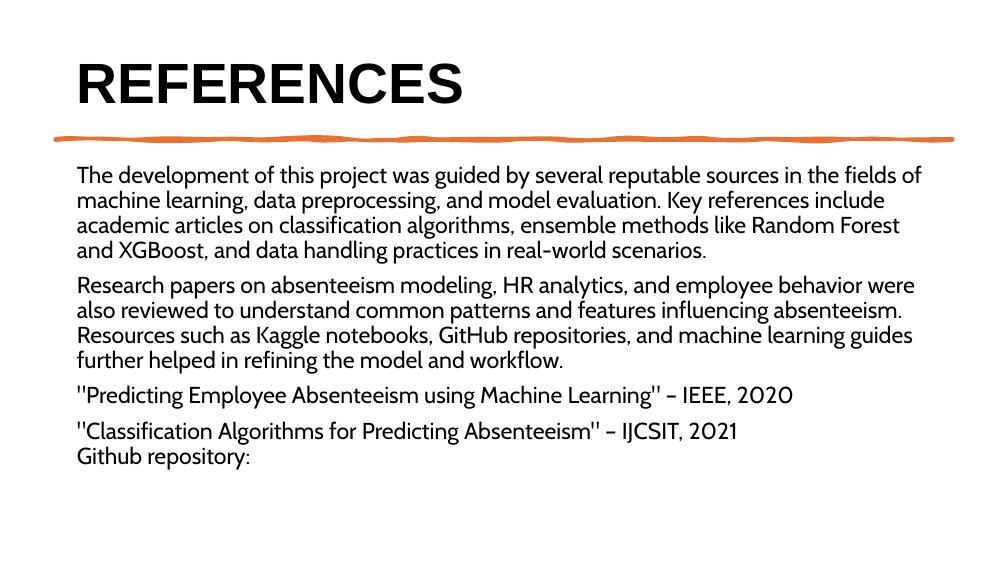
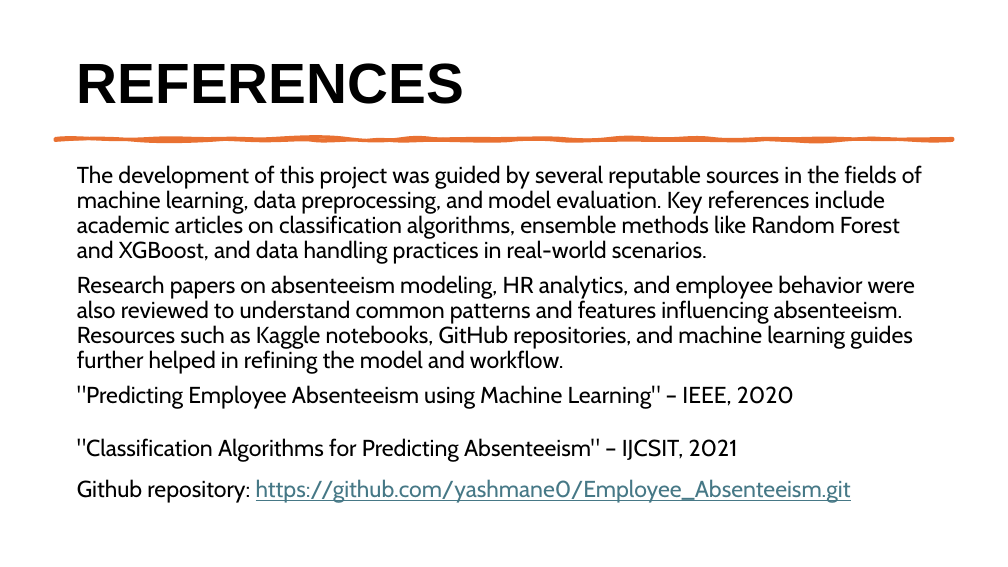
Before and after one commit to yashmane0/Employee_Absenteeism, a slide deck: slide 11 of Project_Presentation_MS_AI.pptx (slide 10 before the commit). Drawn at 1008x567 pixels with LibreOffice and Linux fonts; fonts in the diff are those of the drawing. Boxes give left, top, right and bottom in pixels: in the first picture for what was removed or moved away, otherwise in the second. Text is boxed around its words. In the diff, an @@ line names an element or a change of style, - is before the commit and + after.

```diff
--- a/Project_Presentation_MS_AI.pptx
+++ b/Project_Presentation_MS_AI.pptx
@@ text at [77,438,851,503]: text changed @@
-"Classification Algorithms for Predicting Absenteeism" – IJCSIT, 2021
-Github repository:
+"Classification Algorithms for Predicting Absenteeism" – IJCSIT, 2021
+Github repository: https://github.com/yashmane0/Employee_Absenteeism.git
```
Also in this commit, not shown: 2 other slides changed, 1 slide added, 3 other files.
